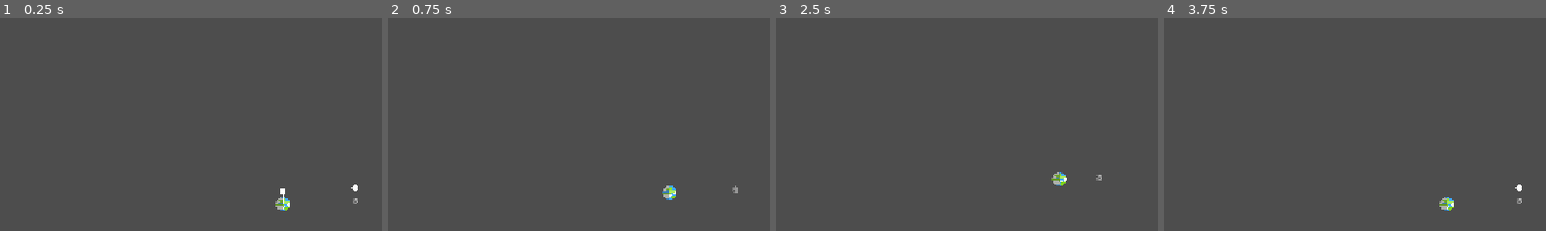
Above: before the commit, frames 1-4 (left to right).
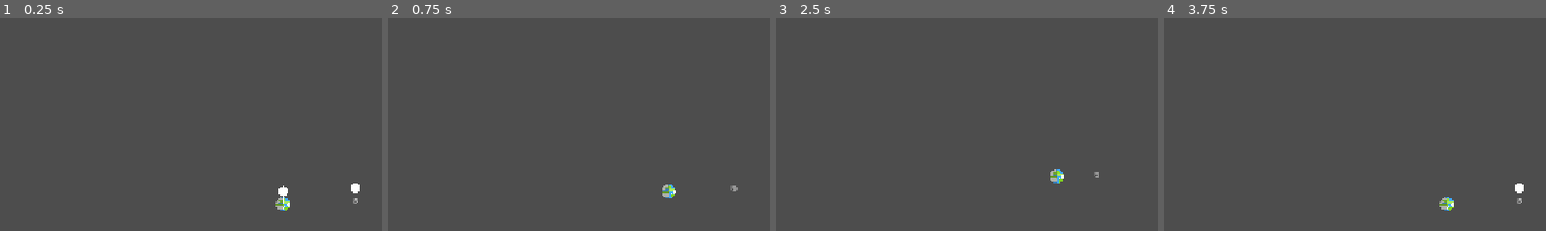
Above: after the commit, the same moments.

Repository: Ahmed-Dardouri/GMTK_prototype_orbits
Game: Godot game, scene res://scenes/game.tscn
Same seed, same stepped clock (60 frames per second), same inputs: the game is played once before the commit and once after it.
Inputs:
- Up to frame 1 (0.25 s): no input
- Up to frame 2 (0.75 s): click "Start" at 0.5 s
- Up to frame 3 (2.5 s): click "Stop" at 1.25 s; click "Start" at 2 s
- Up to frame 4 (3.75 s): click "Initial force enable" at 2.75 s; click "Stop" at 3.5 s
The pictures show only the part of the screen within x 47-97%, y 46-96%; the shares and areas given below are measured in that part.

The runs differ from the first frame. In frame 1, 0.1% of the frame differs, in the area x 72-95%, y 77-84%; in frame 2, 0.2%; in frame 3, 0.3%, in the area x 71-86%, y 70-79%; in frame 4, less than 0.1%.

Commit message:
button radius is bigger

Diff:
--- a/scenes/arrow.tscn
+++ b/scenes/arrow.tscn
@@ -38,12 +38,19 @@
 
 [node name="Button" type="Button" parent="."]
 z_index = 35
-offset_left = -4.0
-offset_top = -42.0
-offset_right = 4.0
-offset_bottom = -34.0
+anchors_preset = 7
+anchor_left = 0.5
+anchor_top = 1.0
+anchor_right = 0.5
+anchor_bottom = 1.0
+offset_left = -6.0
+offset_top = -44.0
+offset_right = 6.0
+offset_bottom = -32.0
+grow_horizontal = 2
+grow_vertical = 0
 scale = Vector2(2.40365, 2.39074)
-pivot_offset = Vector2(4, 4)
+pivot_offset = Vector2(5.94965, 6.37842)
 theme_override_styles/hover = SubResource("StyleBoxFlat_23jat")
 theme_override_styles/pressed = SubResource("StyleBoxFlat_q8ifc")
 theme_override_styles/normal = SubResource("StyleBoxFlat_umosx")
--- a/scenes/celestialBody.tscn
+++ b/scenes/celestialBody.tscn
@@ -51,10 +51,10 @@
 anchor_top = 0.5
 anchor_right = 0.5
 anchor_bottom = 0.5
-offset_left = -43.0
-offset_top = -42.0
-offset_right = -14.0
-offset_bottom = -16.0
+offset_left = -79.0
+offset_top = -78.0
+offset_right = -26.0
+offset_bottom = -29.0
 grow_horizontal = 2
 grow_vertical = 2
 scale = Vector2(3.00304, 3.23485)
